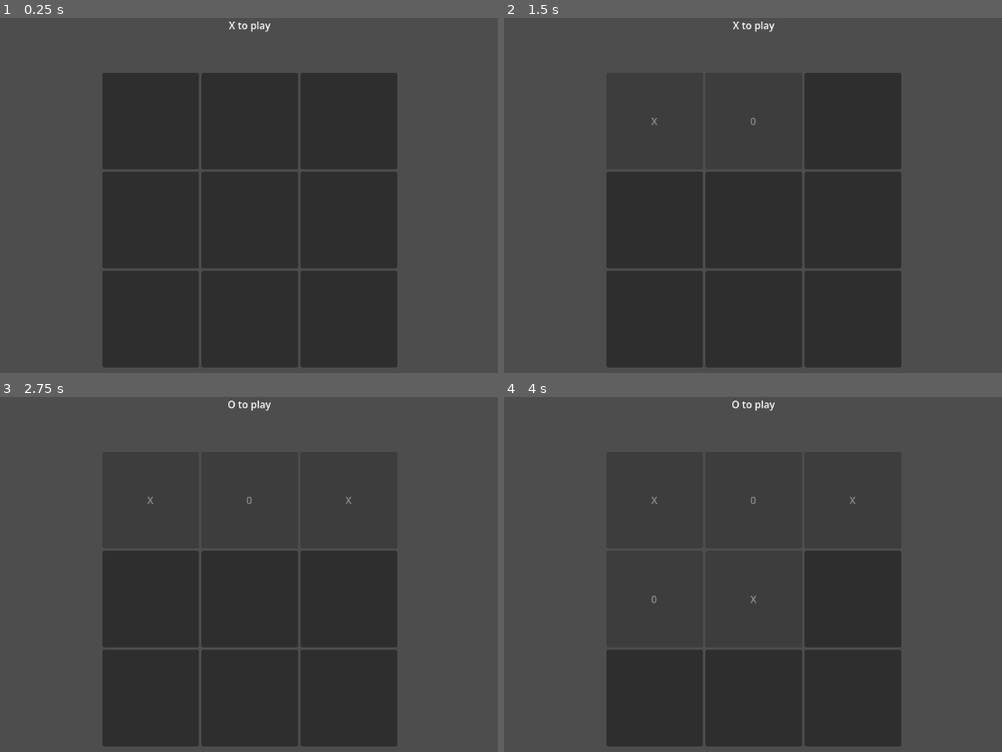
Above: before the commit, frames 1-4 (two rows, left to right).
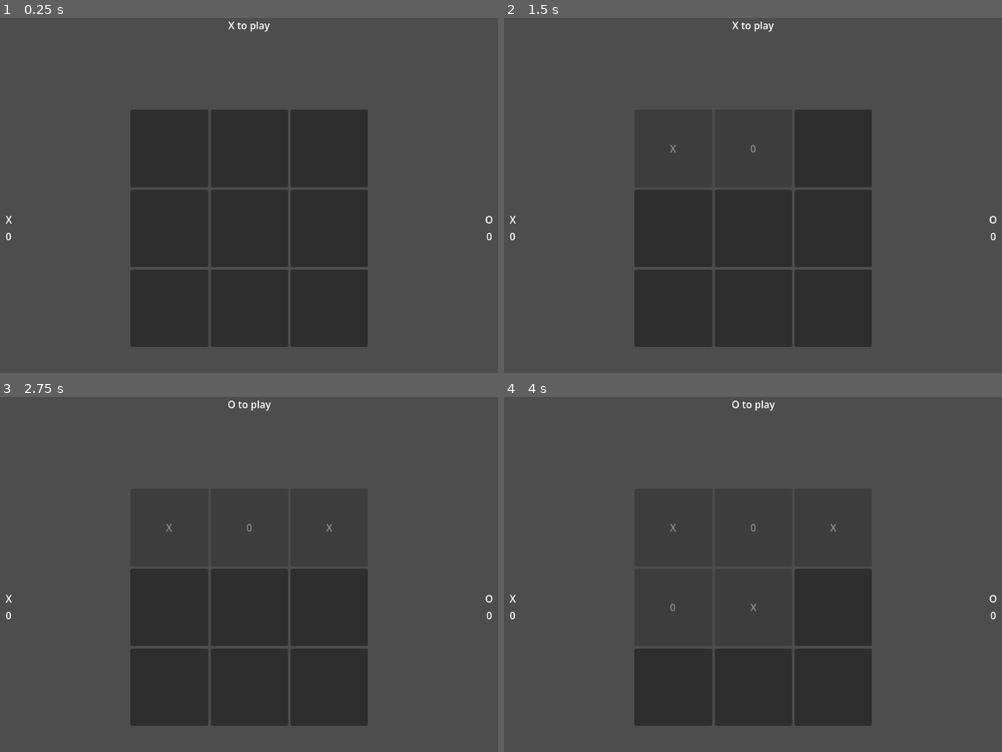
Above: after the commit, the same moments.

Repository: Ydrasil/tic-tac-toe
Game: Godot game, scene res://scenes/main.tscn
The game is run twice, just before and just after one commit, with the same random seed, the same clock (stepped at 60 frames per second) and the same inputs.
Inputs (mouse positions are in pixels of both pictures, inside the frame that each line leads up to; where the layout moved, square brackets give the same spot in the first picture):
- Up to frame 1 (0.25 s): no input
- Up to frame 2 (1.5 s): click (673, 149) [653, 120] at 0.5 s; click (753, 120) at 1.27 s
- Up to frame 3 (2.75 s): click (348, 499) at 2.02 s
- Up to frame 4 (4 s): click (653, 599) at 2.77 s; click (753, 599) at 3.52 s

The runs differ from the first frame. In frame 1, 19% of the frame differs, in the area x 1-99%, y 1-99%; in frame 2, 13%; in frame 3, 10%; in frame 4, 8.3%.

Commit message:
feat(score): add score
add score

Diff:
--- a/scenes/main.tscn
+++ b/scenes/main.tscn
@@ -4,6 +4,7 @@
 [ext_resource type="PackedScene" uid="uid://bg1ex12le3own" path="res://scenes/cell/cell.tscn" id="2_0wfyh"]
 [ext_resource type="PackedScene" uid="uid://2ev4p74kx1de" path="res://scenes/end_screen/end_screen.tscn" id="2_jyhfs"]
 [ext_resource type="PackedScene" uid="uid://bfvcavregw06b" path="res://scenes/current_player/current_player.tscn" id="4_jyhfs"]
+[ext_resource type="PackedScene" uid="uid://b7trof7vu30xa" path="res://scenes/score/score.tscn" id="5_tbgi4"]
 
 [node name="Main" type="Control" unique_id=1521004133]
 layout_mode = 3
@@ -13,26 +14,45 @@
 grow_horizontal = 2
 grow_vertical = 2
 
-[node name="GridContainer" type="GridContainer" parent="." unique_id=678590227]
+[node name="VBoxContainer" type="VBoxContainer" parent="." unique_id=1295692266]
 layout_mode = 1
-anchors_preset = 8
-anchor_left = 0.5
-anchor_top = 0.5
-anchor_right = 0.5
-anchor_bottom = 0.5
-offset_left = -236.5
-offset_top = -236.5
-offset_right = 236.5
-offset_bottom = 236.5
+anchors_preset = 15
+anchor_right = 1.0
+anchor_bottom = 1.0
 grow_horizontal = 2
 grow_vertical = 2
+
+[node name="CurrentPlayer" parent="VBoxContainer" unique_id=1041119931 instance=ExtResource("4_jyhfs")]
+layout_mode = 2
+size_flags_horizontal = 4
+
+[node name="HBoxContainer" type="HBoxContainer" parent="VBoxContainer" unique_id=494861924]
+layout_mode = 2
+size_flags_vertical = 3
+
+[node name="ScorePlayerX" parent="VBoxContainer/HBoxContainer" unique_id=604049754 instance=ExtResource("5_tbgi4")]
+layout_mode = 2
+size_flags_horizontal = 6
+size_flags_vertical = 4
+player = 1
+
+[node name="AspectRatioContainer" type="AspectRatioContainer" parent="VBoxContainer/HBoxContainer" unique_id=564512238]
+layout_mode = 2
+size_flags_horizontal = 3
+
+[node name="GridContainer" type="GridContainer" parent="VBoxContainer/HBoxContainer/AspectRatioContainer" unique_id=678590227]
+layout_mode = 2
 columns = 3
 script = ExtResource("1_o5qli")
 cell_scene = ExtResource("2_0wfyh")
 
-[node name="EndScreen" parent="." unique_id=754463637 instance=ExtResource("2_jyhfs")]
+[node name="ScorePlayerO" parent="VBoxContainer/HBoxContainer" unique_id=709922190 instance=ExtResource("5_tbgi4")]
+layout_mode = 2
+size_flags_horizontal = 3
+size_flags_vertical = 4
+player = 2
+
+[node name="CanvasLayer" type="CanvasLayer" parent="." unique_id=1368947281]
+
+[node name="EndScreen" parent="CanvasLayer" unique_id=754463637 instance=ExtResource("2_jyhfs")]
 visible = false
-layout_mode = 1
-
-[node name="CurrentPlayer" parent="." unique_id=1041119931 instance=ExtResource("4_jyhfs")]
-layout_mode = 1
--- /dev/null
+++ b/scenes/score/score.gd
@@ -0,0 +1,13 @@
+extends Label
+
+@export var score_player: int = 0;
+@export var player: GameState.Player;
+
+func _ready() -> void:
+	text = str(score_player);
+	Events.finished.connect(increment_score)
+
+func increment_score(winner: GameState.Player):
+	if player == winner:
+		score_player = score_player + 1
+		text = str(score_player);
--- /dev/null
+++ b/scenes/score/score.tscn
@@ -0,0 +1,20 @@
+[gd_scene format=3 uid="uid://b7trof7vu30xa"]
+
+[ext_resource type="Script" uid="uid://disfc3qc6pt66" path="res://scenes/score/score.gd" id="1_3auxm"]
+[ext_resource type="Script" uid="uid://dddhj4fe4l2pg" path="res://scenes/score/score_container.gd" id="1_27w82"]
+
+[node name="ScoreContainer" type="VBoxContainer" unique_id=604049754]
+offset_right = 40.0
+offset_bottom = 40.0
+script = ExtResource("1_27w82")
+
+[node name="Player" type="Label" parent="." unique_id=578935215]
+layout_mode = 2
+size_flags_horizontal = 4
+text = "A"
+
+[node name="Score" type="Label" parent="." unique_id=1045543487]
+layout_mode = 2
+size_flags_horizontal = 4
+text = "0"
+script = ExtResource("1_3auxm")
--- /dev/null
+++ b/scenes/score/score_container.gd
@@ -0,0 +1,14 @@
+extends VBoxContainer
+
+@export var player: GameState.Player;
+
+@onready var name_label: Label = $Player
+@onready var score_label: Label = $Score
+
+func _ready() -> void:
+	match player:
+		GameState.Player.X:
+			name_label.text = 'X'
+		GameState.Player.O:
+			name_label.text = 'O'
+	score_label.player = player;
Not shown, added: scenes/score/score.gd.uid
Not shown, added: scenes/score/score_container.gd.uid
